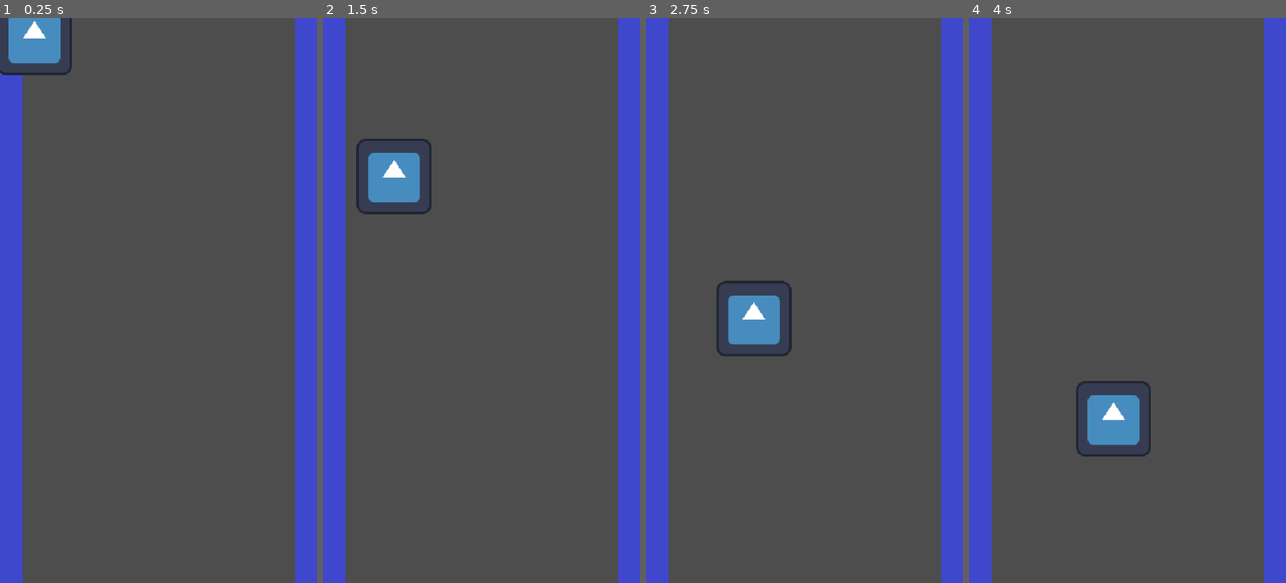
Above: before the commit, frames 1-4 (left to right).
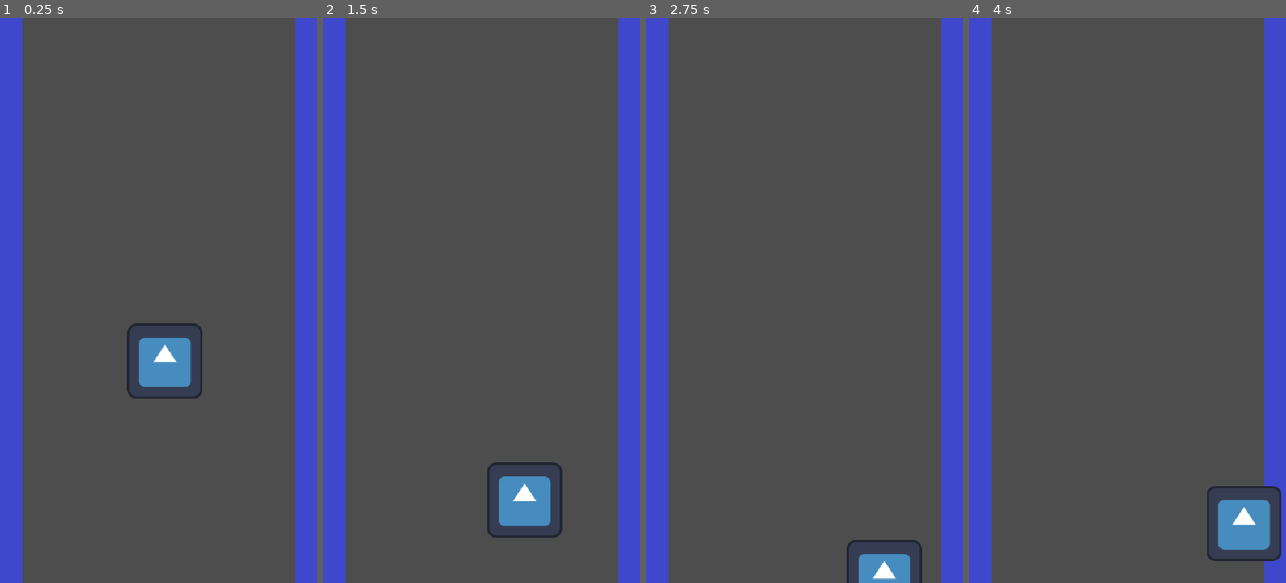
Above: after the commit, the same moments.

Repository: atknony/fly_or_die
Game: Godot game, scene res://Scenes/game.tscn
The game is run twice, just before and just after one commit, with the same random seed, the same clock (stepped at 60 frames per second) and the same inputs. This scene is started directly instead of the project's main scene. The engine's default icon, where the game draws it, is replaced by a stand-in: a white triangle on a blue panel in a dark square.
Inputs (mouse positions are in pixels of both pictures, inside the frame that each line leads up to):
- Up to frame 1 (0.25 s): no input
- Up to frame 2 (1.5 s): move the mouse to (551, 272) at 0.52 s; click (551, 272) at 0.77 s; move the mouse to (418, 328) at 1.27 s
- Up to frame 3 (2.75 s): click (741, 328) at 1.52 s; move the mouse to (836, 176) at 2.02 s
- Up to frame 4 (4 s): move the mouse to (1111, 413) at 2.77 s; click (1111, 413) at 3.02 s; move the mouse to (1222, 385) at 3.52 s; click (1222, 385) at 3.77 s

The runs differ from the first frame. In frame 1, 3.7% of the frame differs, in the area x 0-64%, y 0-68%; in frame 2, 3.7%; in frame 3, 2.9%; in frame 4, 4.1%, in the area x 33-99%, y 64-97%.

Commit message:
Update game.tscn

Diff:
--- a/Scenes/game.tscn
+++ b/Scenes/game.tscn
@@ -34,3 +34,4 @@
 [node name="barrier" parent="." instance=ExtResource("2_wrm1d")]
 
 [node name="Player" parent="." instance=ExtResource("3_3dryh")]
+position = Vector2(268, 550)
